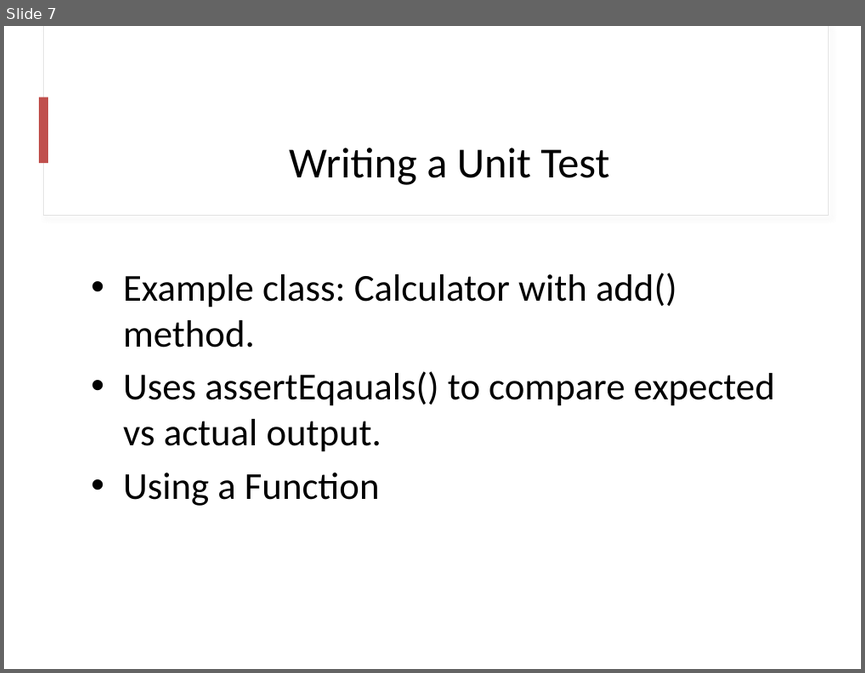
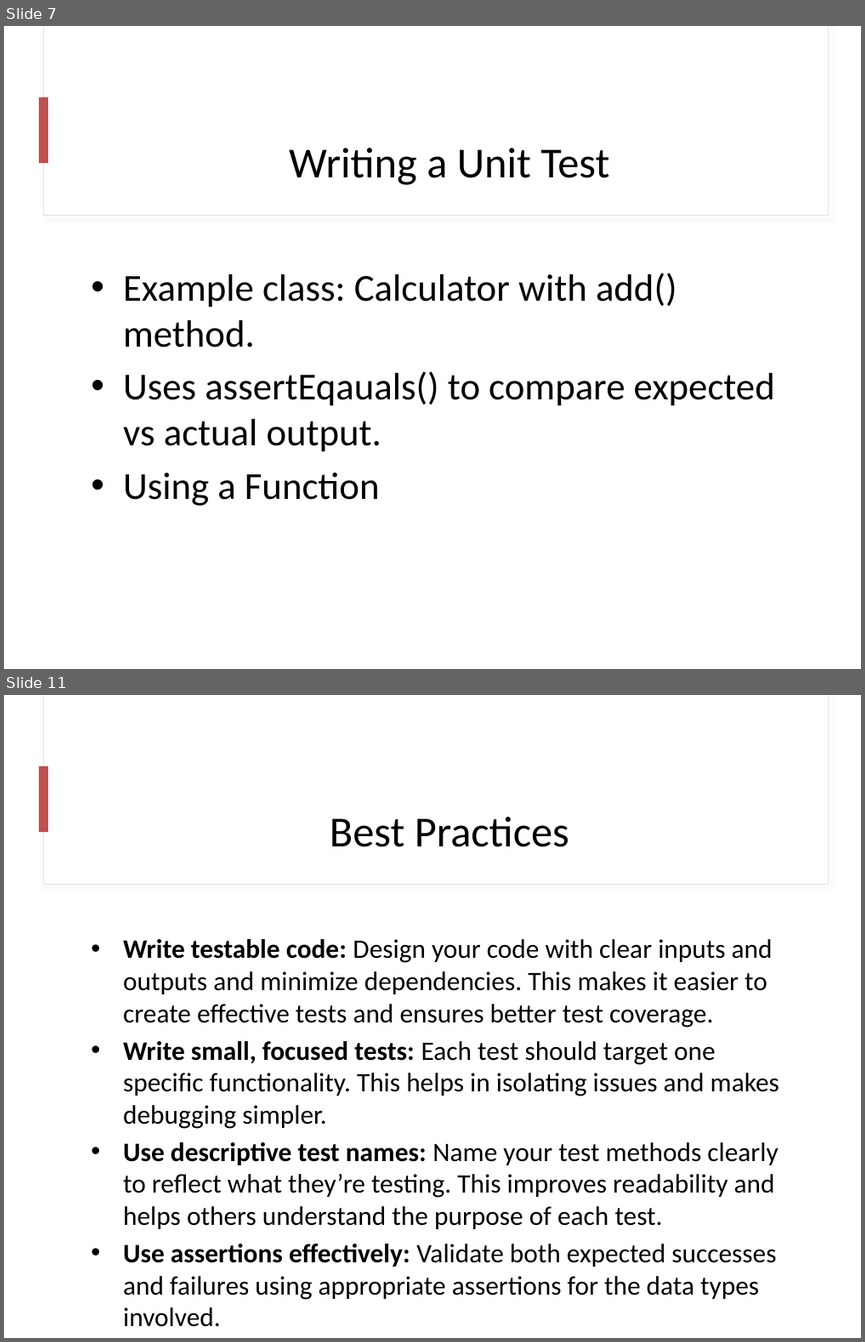
Before and after one commit to psuuc-jbgarcia/Object-Oriented-Programming-Lesson, a slide deck: OOP/Final/Lecture/Week_13_Unit_Testing_PHPUnit.pptx. Shown one above the other, each under a label of ours: slide 7 before the commit, slides 7 and 11 after it; the slides between them are not shown. The pictures are 865x673 and 865x1342 pixels, drawn with LibreOffice and Linux fonts; fonts in the diff are those of the drawing. Boxes give left, top, right and bottom in pixels: in the first picture for what was removed or moved away, otherwise in the second. Text is boxed around its words. In the diff, an @@ line names an element or a change of style, - is before the commit and + after.

```diff
--- a/OOP/Final/Lecture/Week_13_Unit_Testing_PHPUnit.pptx
+++ b/OOP/Final/Lecture/Week_13_Unit_Testing_PHPUnit.pptx
@@ slide 11 added at [4, 695, 861, 1338], background #FFFFFF @@
@@ rectangle added at [43, 695, 828, 885], fill #FFFFFF, outline #E1E1E1 0.75 pt @@
@@ rectangle added at [44, 695, 828, 884], fill #FFFFFF @@
@@ rectangle added at [39, 766, 47, 832], fill #C0504D @@
@@ title added at [330, 817, 569, 847], 36 pt, text #000000 @@
+Best Practices
@@ text added at [123, 939, 779, 1327], 22.4 pt, text #000000 @@
+• Write testable code: Design your code with clear inputs and outputs and minimize dependencies. This makes it easier to create effective tests and ensures better test coverage.
+• Write small, focused tests: Each test should target one specific functionality. This helps in isolating issues and makes debugging simpler.
+• Use descriptive test names: Name your test methods clearly to reflect what they’re testing. This improves readability and helps others understand the purpose of each test.
+• Use assertions effectively: Validate both expected successes and failures using appropriate assertions for the data types involved.
```
Also in this commit, not shown: 3 slides changed, 2 other slides added, 1 slide removed, 1 other file.
